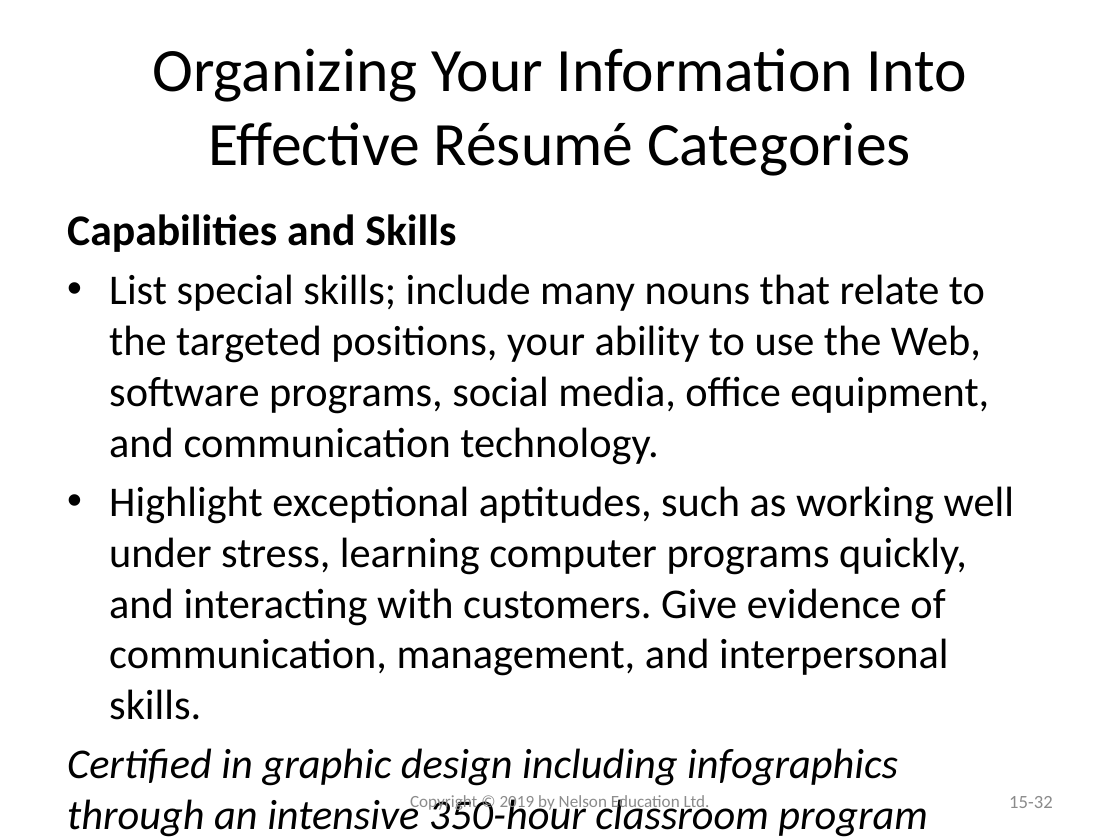
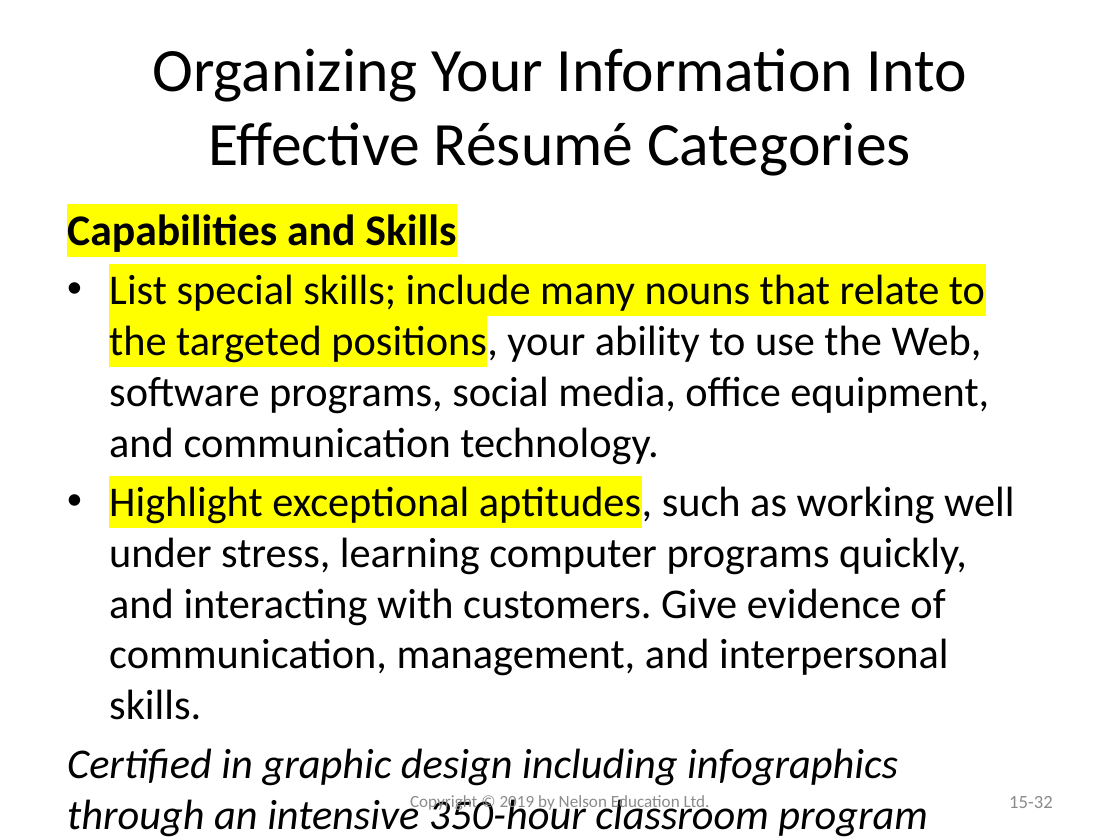
Before and after one commit to Kunjesh9867/WorkEnvironment, a slide deck: slide 32 of Week789 [Chapter 15].pptx. Drawn at 1120x840 pixels with LibreOffice and Linux fonts; fonts in the diff are those of the drawing. Boxes give left, top, right and bottom in pixels: in the first picture for what was removed or moved away, otherwise in the second. Text is boxed around its words. In the diff, an @@ line names an element or a change of style, - is before the commit and + after.

Commit message:
highlighted

```diff
--- a/Week789 [Chapter 15].pptx
+++ b/Week789 [Chapter 15].pptx
@@ text at [67, 214, 1014, 720]: highlight none to #FFFF00 in "Capabilities and Skills", "List special skills; include many nouns that ...", "Highlight exceptional aptitudes," @@
```
Also in this commit, not shown: 25 other slides changed.
